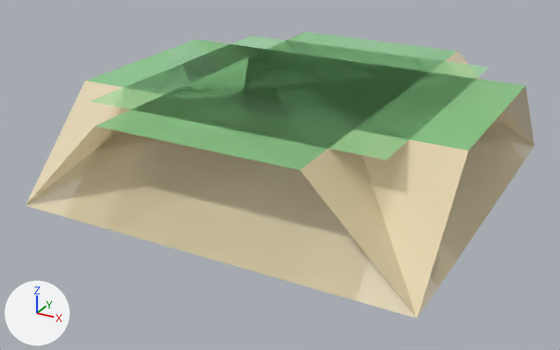
What one commit did to the FBX model Assets/Models/Tileset.fbx.
Camera for both pictures: a 50 mm camera at (5.19, -10.17, 3.47) aimed at (-0.17, -0.42, -1.4). Lighting does not change. The marker at lower left points along +X, +Y and +Z. Where no turn or scale is listed for an object, it has been applied to the vertices.
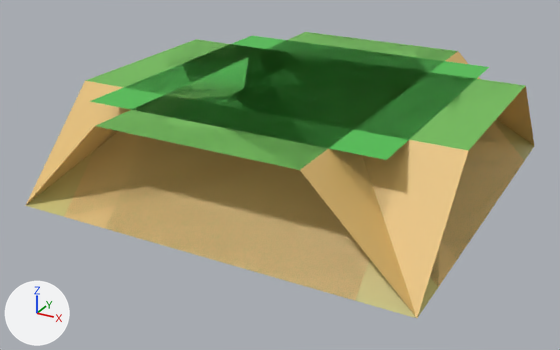
Pixel boxes (x1, y1, x2, y2) of what changed, in the pictures (560 x 350 px):
'pPlane67', recoloured, surface changed (beige to brown)
    both: (65, 44, 475, 301)
'pPlane80', recoloured, surface changed
    both: (96, 52, 519, 318)
'pPlane73', recoloured, surface changed (beige to brown)
    both: (107, 53, 511, 318)
'pPlane66', recoloured, surface changed
    both: (25, 39, 410, 206)
'TileCentro', recoloured, surface changed
    both: (90, 36, 489, 160)
'pPlane79', recoloured, surface changed
    both: (170, 32, 534, 151)
'TileESquinaInferiorIzq', recoloured, surface changed
    both: (26, 49, 426, 282)
'pPlane77', recoloured, surface changed (yellow to brown)
    both: (137, 45, 524, 287)
'pPlane74', recoloured, surface changed
    both: (172, 53, 534, 258)
'TileDerecha', recoloured
    both: (132, 40, 524, 281)
'pPlane78', recoloured, surface changed
    both: (106, 32, 456, 129)
part 1 of me_mesh_007, surface changed (beige to brown)
    before: (65, 45, 475, 301)
    after: (65, 44, 475, 301)
part 2 of me_mesh_009, surface changed (beige to brown)
    before: (107, 53, 510, 318)
    after: (107, 53, 511, 318)

Patch to the scene script:
```diff
--- a/Assets/Models/Tileset.fbx.py
+++ b/Assets/Models/Tileset.fbx.py
@@ me_mesh_016 @@
 me_mesh_016.from_pydata(...)  # 7 vertices, 4 faces; spans x -1.5..3.0, y -3.0..1.5, z -1.5..0.0
-me_mesh_016.materials.append(mat_ultimatetexture01)
+# me_mesh_016 part 5: texture (UV) coordinates of 4 of 4 faces, centred in x 0.0..2.5, y -2.5..0.0, z -0.5..0.0, changed; they spanned u 0.09..0.18, v 0.86..0.87 and now span u 0.05..0.08, v 0.97..0.97
+me_mesh_016.materials.append(mat_ultimatetexture06)  # picture img_ultimatetexture02_png
@@ me_mesh_014 @@
 me_mesh_014.from_pydata(...)  # 7 vertices, 4 faces; spans x -3.0..1.5, y -1.5..3.0, z -1.5..0.0
-me_mesh_014.materials.append(mat_ultimatetexture01)
+# me_mesh_014 part 7: texture (UV) coordinates of 4 of 4 faces, centred in x -2.5..0.0, y 0.0..2.5, z -0.5..0.0, changed; they spanned u 0.09..0.18, v 0.86..0.87 and now span u 0.05..0.08, v 0.97..0.97
+me_mesh_014.materials.append(mat_ultimatetexture06)  # picture img_ultimatetexture02_png
@@ me_mesh @@
 me_mesh.from_pydata(...)  # 4 vertices, 1 face; spans x -2.25..2.25, y -2.25..2.25, z 0.0
-me_mesh.materials.append(mat_ultimatetexture01)
+# me_mesh part 4: texture (UV) coordinates of 1 of 1 face, centred in x 0.0, y 0.0, z 0.0, changed; they spanned u 0.05..0.05, v 0.88..0.88 and now span u 0.04..0.04, v 0.97..0.97
+me_mesh.materials.append(mat_ultimatetexture06)  # picture img_ultimatetexture02_png
@@ me_mesh_006 @@
 me_mesh_006.from_pydata(...)  # 7 vertices, 4 faces; spans x -3.0..1.5, y -3.0..1.5, z -1.5..0.0
-me_mesh_006.materials.append(mat_ultimatetexture01)
+# me_mesh_006 part 8: texture (UV) coordinates of 4 of 4 faces, centred in x -2.5..0.0, y -2.5..0.0, z -0.5..0.0, changed; they spanned u 0.09..0.18, v 0.86..0.87 and now span u 0.05..0.08, v 0.97..0.97
+me_mesh_006.materials.append(mat_ultimatetexture06)  # picture img_ultimatetexture02_png
@@ me_mesh_008 @@
 me_mesh_008.from_pydata(...)  # 7 vertices, 3 faces; spans x -3.0..1.5, y -3.0..1.5, z -1.5..0.0
-me_mesh_008.materials.append(mat_ultimatetexture01)
+# me_mesh_008 part 6: texture (UV) coordinates of 3 of 3 faces, centred in x -2.25..0.0, y -2.25..0.0, z -0.75..0.0, changed; they spanned u 0.02..0.19, v 0.83..0.93 and now span u 0.03..0.08, v 0.96..0.99
+me_mesh_008.materials.append(mat_ultimatetexture06)  # picture img_ultimatetexture02_png
@@ me_mesh_010 @@
 me_mesh_010.from_pydata(...)  # 7 vertices, 3 faces; spans x -1.5..3.0, y -1.5..3.0, z -1.5..0.0
-me_mesh_010.materials.append(mat_ultimatetexture01)
+# me_mesh_010 part 3: texture (UV) coordinates of 3 of 3 faces, centred in x 0.0..2.25, y 0.0..2.25, z -0.75..0.0, changed; they spanned u 0.02..0.19, v 0.83..0.93 and now span u 0.03..0.08, v 0.96..0.99
+me_mesh_010.materials.append(mat_ultimatetexture06)  # picture img_ultimatetexture02_png
@@ me_mesh_015 @@
 me_mesh_015.from_pydata(...)  # 7 vertices, 4 faces; spans x -1.5..3.0, y -1.5..3.0, z -1.5..0.0
-me_mesh_015.materials.append(mat_ultimatetexture01)
+# me_mesh_015 part 10: texture (UV) coordinates of 4 of 4 faces, centred in x 0.0..2.5, y 0.0..2.5, z -0.5..0.0, changed; they spanned u 0.09..0.18, v 0.86..0.87 and now span u 0.05..0.08, v 0.97..0.97
+me_mesh_015.materials.append(mat_ultimatetexture06)  # picture img_ultimatetexture02_png
@@ me_mesh_002 @@
 me_mesh_002.from_pydata(...)  # 6 vertices, 2 faces; spans x -1.5..3.0, y -2.25..2.25, z -1.5..0.0
-me_mesh_002.materials.append(mat_ultimatetexture01)
+me_mesh_002.materials.append(mat_ultimatetexture06)  # picture img_ultimatetexture02_png
@@ me_mesh_007 @@
 me_mesh_007.from_pydata(...)  # 6 vertices, 2 faces; spans x -2.25..2.25, y -3.0..1.5, z -1.5..0.0
-me_mesh_007.materials.append(mat_ultimatetexture01)
+# me_mesh_007 part 1: texture (UV) coordinates of 2 of 2 faces, centred in x 0.0, y -2.25..0.0, z -0.75..0.0, changed; they spanned u 0.08..0.18, v 0.84..0.85 and now span u 0.05..0.08, v 0.96..0.96
+me_mesh_007.materials.append(mat_ultimatetexture06)  # picture img_ultimatetexture02_png
@@ me_mesh_013 @@
 me_mesh_013.from_pydata(...)  # 6 vertices, 2 faces; spans x -1.5..3.0, y -2.25..2.25, z -1.5..0.0
-me_mesh_013.materials.append(mat_ultimatetexture01)
+# me_mesh_013 part 9: texture (UV) coordinates of 2 of 2 faces, centred in x 0.0..2.25, y 0.0, z -0.75..0.0, changed; they spanned u 0.08..0.18, v 0.84..0.85 and now span u 0.05..0.08, v 0.96..0.96
+me_mesh_013.materials.append(mat_ultimatetexture06)  # picture img_ultimatetexture02_png
@@ me_mesh_009 @@
 me_mesh_009.from_pydata(...)  # 7 vertices, 3 faces; spans x -1.5..3.0, y -3.0..1.5, z -1.5..0.0
-me_mesh_009.materials.append(mat_ultimatetexture01)
+# me_mesh_009 part 2: texture (UV) coordinates of 3 of 3 faces, centred in x 0.0..2.25, y -2.25..0.0, z -0.75..0.0, changed; they spanned u 0.02..0.19, v 0.83..0.93 and now span u 0.03..0.08, v 0.96..0.99
+me_mesh_009.materials.append(mat_ultimatetexture06)  # picture img_ultimatetexture02_png
```
